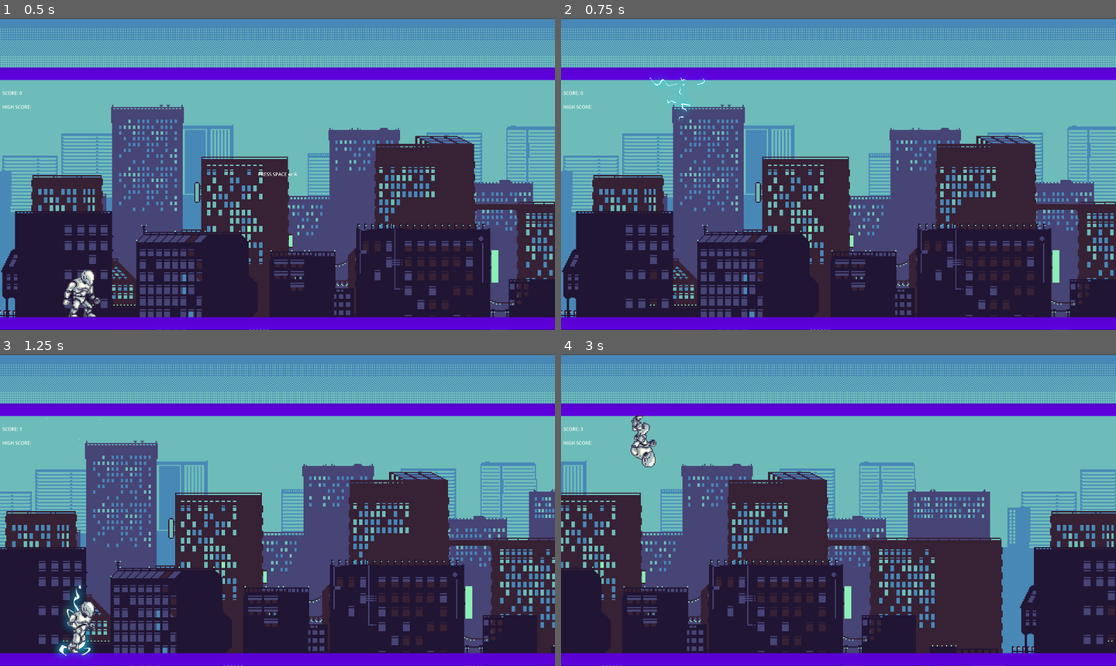
Above: before the commit, frames 1-4 (two rows, left to right).
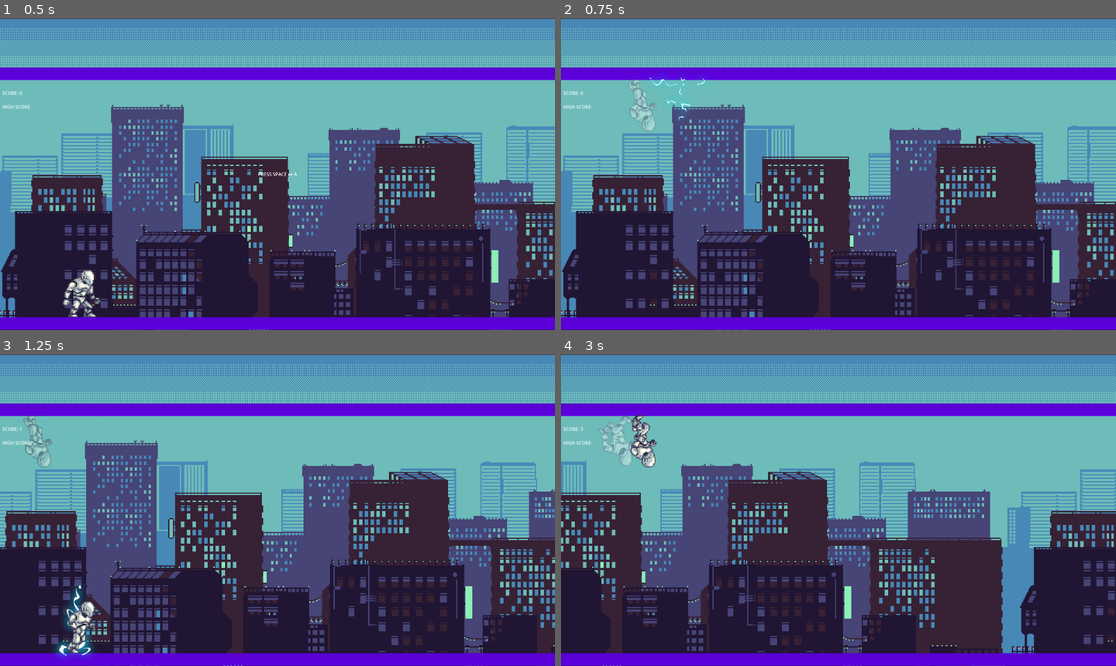
Above: after the commit, the same moments.

Repository: Diviyan20/Endless-Runner
Game: Godot game, scene res://Scenes/Main Map.tscn
The game is run twice, just before and just after one commit, with the same random seed, the same clock (stepped at 60 frames per second) and the same inputs. This scene is started directly instead of the project's main scene.
Inputs:
- Up to frame 1 (0.5 s): no input
- Up to frame 2 (0.75 s): tap Space at 0.5 s; hold F (decoy, bound only after the commit) from 0.53 s (still down)
- Up to frame 3 (1.25 s): keep holding F (decoy, bound only after the commit); tap Enter (ui_accept) at 0.77 s
- Up to frame 4 (3 s): release F (decoy, bound only after the commit) at 1.28 s; tap F (decoy, bound only after the commit) at 1.35, 2.85 s; tap Enter (ui_accept) at 1.52 s; hold F (decoy, bound only after the commit) 2.03-2.78 s

Frame 1 is identical in both runs. In frame 2, 0.4% of the frame differs, in the area x 12-18%, y 19-37%; in frame 3, 0.4%; in frame 4, 0.5%, in the area x 6-14%, y 19-36%.

Commit message:
Decoy Feature

Diff:
--- /dev/null
+++ b/Scenes/decoy.tscn
@@ -0,0 +1,103 @@
+[gd_scene load_steps=16 format=3 uid="uid://dpi4p18psjy7y"]
+
+[ext_resource type="Shader" uid="uid://fjkiq4g62cp5" path="res://Shaders/decoy.gdshader" id="1_1y3rk"]
+[ext_resource type="Texture2D" uid="uid://dtla2ui1vgnh2" path="res://Assets/Characters/Manny/T_UE4Robot_Run_D.TGA" id="1_627su"]
+[ext_resource type="Script" uid="uid://2k7m5fi21xev" path="res://Scripts/Decoy/decoy.gd" id="1_kgky4"]
+
+[sub_resource type="ShaderMaterial" id="ShaderMaterial_kgky4"]
+shader = ExtResource("1_1y3rk")
+shader_parameter/flash_speed = 5.0
+
+[sub_resource type="AtlasTexture" id="AtlasTexture_1y3rk"]
+atlas = ExtResource("1_627su")
+region = Rect2(0, 0, 64, 64)
+
+[sub_resource type="AtlasTexture" id="AtlasTexture_kgky4"]
+atlas = ExtResource("1_627su")
+region = Rect2(64, 0, 64, 64)
+
+[sub_resource type="AtlasTexture" id="AtlasTexture_xwpcc"]
+atlas = ExtResource("1_627su")
+region = Rect2(128, 0, 64, 64)
+
+[sub_resource type="AtlasTexture" id="AtlasTexture_e1s3q"]
+atlas = ExtResource("1_627su")
+region = Rect2(192, 0, 64, 64)
+
+[sub_resource type="AtlasTexture" id="AtlasTexture_qerbo"]
+atlas = ExtResource("1_627su")
+region = Rect2(256, 0, 64, 64)
+
+[sub_resource type="AtlasTexture" id="AtlasTexture_3ha2p"]
+atlas = ExtResource("1_627su")
+region = Rect2(0, 64, 64, 64)
+
+[sub_resource type="AtlasTexture" id="AtlasTexture_m5ekv"]
+atlas = ExtResource("1_627su")
+region = Rect2(64, 64, 64, 64)
+
+[sub_resource type="AtlasTexture" id="AtlasTexture_pkjyj"]
+atlas = ExtResource("1_627su")
+region = Rect2(128, 64, 64, 64)
+
+[sub_resource type="AtlasTexture" id="AtlasTexture_n8r1l"]
+atlas = ExtResource("1_627su")
+region = Rect2(192, 64, 64, 64)
+
+[sub_resource type="AtlasTexture" id="AtlasTexture_6uaah"]
+atlas = ExtResource("1_627su")
+region = Rect2(256, 64, 64, 64)
+
+[sub_resource type="SpriteFrames" id="SpriteFrames_ffwyh"]
+animations = [{
+"frames": [{
+"duration": 1.0,
+"texture": SubResource("AtlasTexture_1y3rk")
+}, {
+"duration": 1.0,
+"texture": SubResource("AtlasTexture_kgky4")
+}, {
+"duration": 1.0,
+"texture": SubResource("AtlasTexture_xwpcc")
+}, {
+"duration": 1.0,
+"texture": SubResource("AtlasTexture_e1s3q")
+}, {
+"duration": 1.0,
+"texture": SubResource("AtlasTexture_qerbo")
+}, {
+"duration": 1.0,
+"texture": SubResource("AtlasTexture_3ha2p")
+}, {
+"duration": 1.0,
+"texture": SubResource("AtlasTexture_m5ekv")
+}, {
+"duration": 1.0,
+"texture": SubResource("AtlasTexture_pkjyj")
+}, {
+"duration": 1.0,
+"texture": SubResource("AtlasTexture_n8r1l")
+}, {
+"duration": 1.0,
+"texture": SubResource("AtlasTexture_6uaah")
+}],
+"loop": true,
+"name": &"Decoy Run",
+"speed": 20.0
+}]
+
+[node name="Node2D" type="Node2D"]
+script = ExtResource("1_kgky4")
+
+[node name="AnimatedSprite2D" type="AnimatedSprite2D" parent="."]
+modulate = Color(1, 1, 1, 0.490196)
+texture_filter = 1
+material = SubResource("ShaderMaterial_kgky4")
+scale = Vector2(3, 3)
+sprite_frames = SubResource("SpriteFrames_ffwyh")
+animation = &"Decoy Run"
+frame_progress = 0.021552
+
+[node name="Timer" type="Timer" parent="."]
+wait_time = 5.0
+one_shot = true
--- /dev/null
+++ b/Scripts/Decoy/decoy.gd
@@ -0,0 +1,6 @@
+extends Node2D
+
+@export var move_speed: float = 0.0
+
+func _process(delta):
+	position.x += move_speed * delta
--- a/Scripts/Player/player_movement.gd
+++ b/Scripts/Player/player_movement.gd
@@ -3,6 +3,7 @@
 @onready var sprite = $AnimatedSprite2D
 @onready var timer = $BlinkTimer
 @onready var lightning = preload("res://Scenes/lightning.tscn")
+@onready var decoy_scene = preload("res://Scenes/decoy.tscn")
 var on_ceiling = false
 
 # Set these to match your game’s actual floor and ceiling Y positions
@@ -12,6 +13,8 @@
 func _input(event):
 	if event.is_action_pressed("ui_accept"):  # Space key by default
 		teleport()
+	elif event.is_action_pressed("decoy"):
+		spawn_decoy()
 
 func teleport():
 	if on_ceiling:
@@ -51,3 +54,15 @@
 
 func _on_blink_timer():
 	sprite.visible = true
+
+func spawn_decoy():
+	var decoy = decoy_scene.instantiate()
+	decoy.position = global_position
+	decoy.get_node("AnimatedSprite2D").flip_v = sprite.flip_v
+	decoy.get_node("AnimatedSprite2D").play("Decoy Run")  # or whatever animation is active
+	get_parent().add_child(decoy)
+
+	# Connect decoy's timer to free itself
+	var timer = decoy.get_node("Timer")
+	timer.timeout.connect(decoy.queue_free)
+	timer.start()
--- /dev/null
+++ b/Shaders/decoy.gdshader
@@ -0,0 +1,10 @@
+shader_type canvas_item;
+
+uniform float flash_speed = 5.0;
+
+void fragment() {
+    float flash = abs(sin(TIME * flash_speed));
+    COLOR = texture(TEXTURE, UV);
+    COLOR.rgb += flash * 0.3; // glowing effect
+    COLOR.a *= 0.4; // translucency
+}
--- a/project.godot
+++ b/project.godot
@@ -20,6 +20,14 @@
 window/size/viewport_width=1920
 window/size/viewport_height=1080
 
+[input]
+
+decoy={
+"deadzone": 0.2,
+"events": [Object(InputEventKey,"resource_local_to_scene":false,"resource_name":"","device":-1,"window_id":0,"alt_pressed":false,"shift_pressed":false,"ctrl_pressed":false,"meta_pressed":false,"pressed":false,"keycode":0,"physical_keycode":70,"key_label":0,"unicode":102,"location":0,"echo":false,"script":null)
+]
+}
+
 [rendering]
 
 renderer/rendering_method="mobile"
Not shown, added: Scripts/Decoy/decoy.gd.uid
Not shown, added: Shaders/decoy.gdshader.uid
